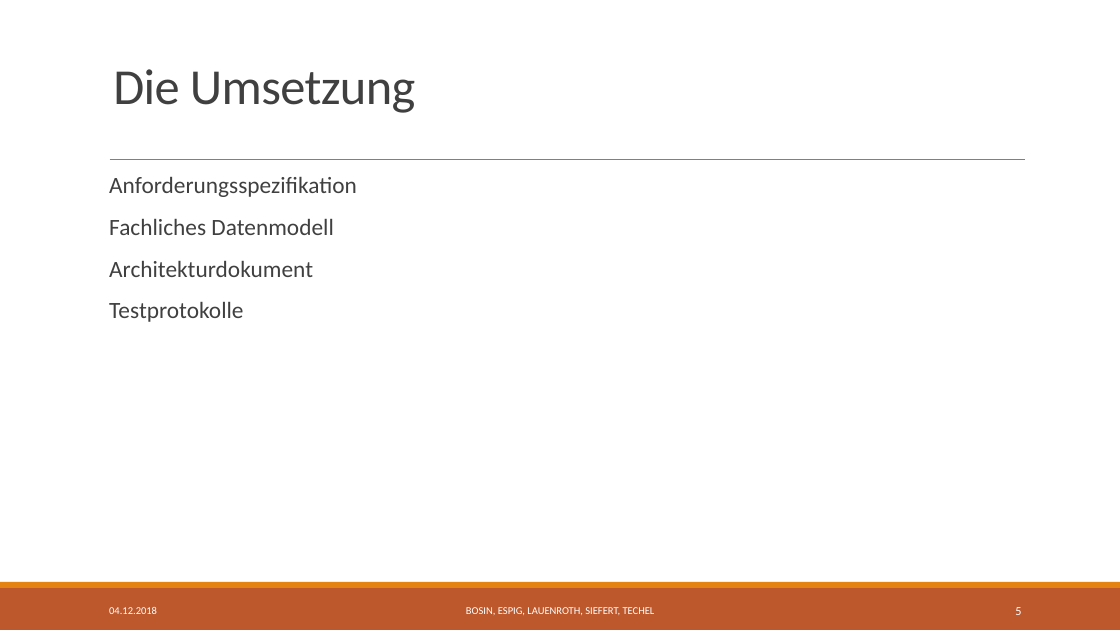
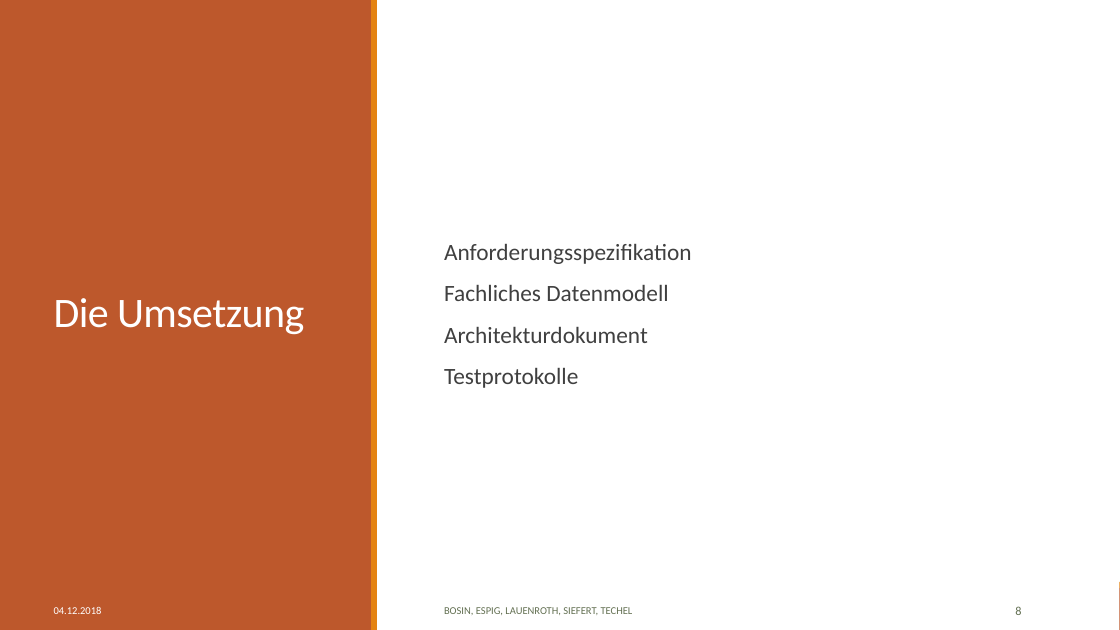
Before and after one commit to Jotec1705/SE-Project2018, a slide deck: slide 8 of Dokumente/02_Arbeitsbereich/01_Projekthandbuch/TouchDown Präsentation UniRisk.pptx (slide 5 before the commit). Drawn at 1120x630 pixels with LibreOffice and Linux fonts; fonts in the diff are those of the drawing. Boxes give left, top, right and bottom in pixels: in the first picture for what was removed or moved away, otherwise in the second. Text is boxed around its words. In the diff, an @@ line names an element or a change of style, - is before the commit and + after.

```diff
--- a/Dokumente/02_Arbeitsbereich/01_Projekthandbuch/TouchDown Präsentation UniRisk.pptx
+++ b/Dokumente/02_Arbeitsbereich/01_Projekthandbuch/TouchDown Präsentation UniRisk.pptx
@@ rectangle added at (0,0,1120,630), fill #FFFFFF @@
@@ rectangle added at (0,0,372,630), fill #BD582C @@
@@ rectangle added at (371,0,377,630), fill #E48312 @@
@@ title "Die Umsetzung": place and size @@
-title "Die Umsetzung" at (113,69,415,113)
+title "Die Umsetzung" at (54,298,304,335)
@@ title "Die Umsetzung" at (54,298,304,335): size 43.2 to 36 pt, text colour #404040 to #FFFFFF; vertical alignment bottom to middle @@
@@ text "Anforderungsspezifikation": place and size @@
-text "Anforderungsspezifikation" at (109,177,357,322)
+text "Anforderungsspezifikation" at (444,244,692,388)
@@ text "Anforderungsspezifikation" at (444,244,692,388): vertical alignment top to middle @@
@@ line removed from (110, 160) to (1026, 160) @@
@@ text "04.12.2018": place and size @@
-text "04.12.2018" at (109,607,157,614)
+text "04.12.2018" at (54,607,102,614)
@@ text "04.12.2018" at (54,607,102,614): more space between paragraphs @@
@@ text "BOSIN, ESPIG, LAUENROTH, SIEFERT, TECHEL": place and size @@
-text "BOSIN, ESPIG, LAUENROTH, SIEFERT, TECHEL" at (466,607,655,615)
+text "BOSIN, ESPIG, LAUENROTH, SIEFERT, TECHEL" at (444,607,633,615)
@@ text "BOSIN, ESPIG, LAUENROTH, SIEFERT, TECHEL" at (444,607,633,615): text colour #FFFFFF to #637052; alignment centre to left; more space between paragraphs @@
@@ page number at (1015,606,1021,615): text changed; text colour #FFFFFF to #637052 @@
-5
+8
```
Also in this commit, not shown: 7 other slides changed, 2 slides added.
